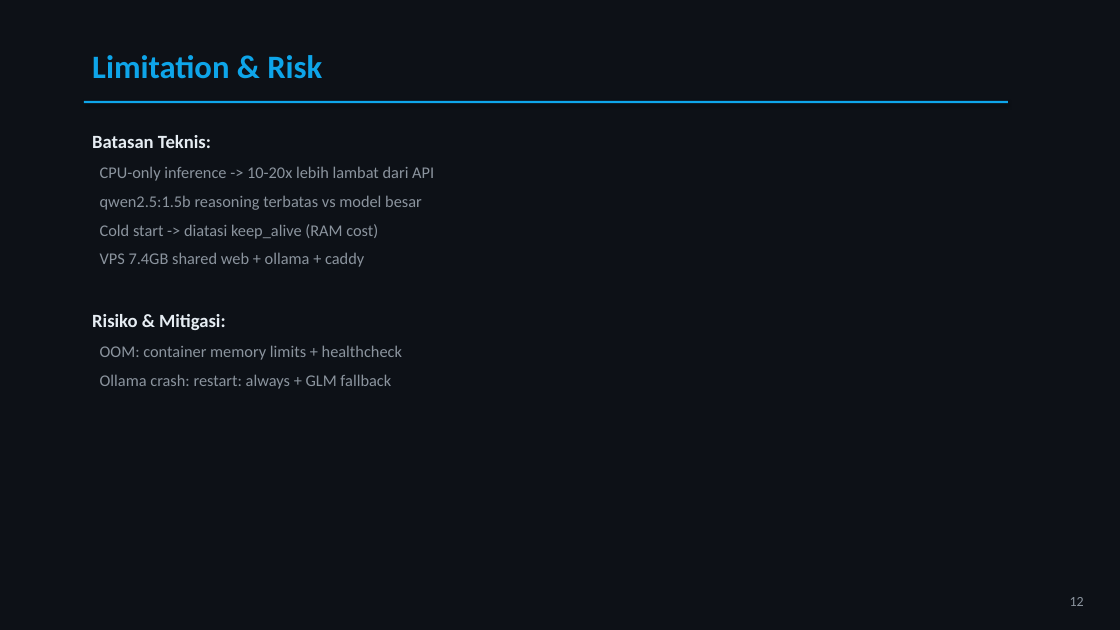
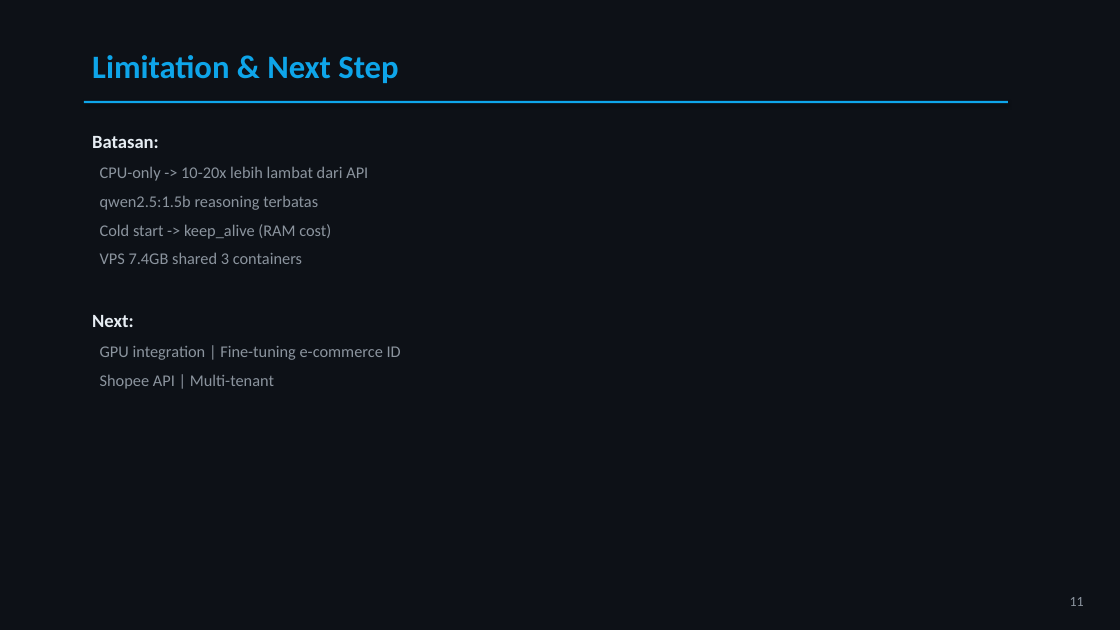
Before and after one commit to bakadenir/databuddy, a slide deck: slide 11 of Presentasi_UAS_AI04_DataBuddy.pptx (slide 12 before the commit). Drawn at 1120x630 pixels with LibreOffice and Linux fonts; fonts in the diff are those of the drawing. Boxes give left, top, right and bottom in pixels: in the first picture for what was removed or moved away, otherwise in the second. Text is boxed around its words. In the diff, an @@ line names an element or a change of style, - is before the commit and + after.

```diff
--- a/Presentasi_UAS_AI04_DataBuddy.pptx
+++ b/Presentasi_UAS_AI04_DataBuddy.pptx
@@ text at [92, 55, 398, 83]: text changed @@
-Limitation & Risk
+Limitation & Next Step
@@ text at [92, 136, 401, 389]: text changed @@
-Batasan Teknis:
-CPU-only inference -> 10-20x lebih lambat dari API
-qwen2.5:1.5b reasoning terbatas vs model besar
-Cold start -> diatasi keep_alive (RAM cost)
-VPS 7.4GB shared web + ollama + caddy
-Risiko & Mitigasi:
-OOM: container memory limits + healthcheck
-Ollama crash: restart: always + GLM fallback
+Batasan:
+CPU-only -> 10-20x lebih lambat dari API
+qwen2.5:1.5b reasoning terbatas
+Cold start -> keep_alive (RAM cost)
+VPS 7.4GB shared 3 containers
+Next:
+GPU integration | Fine-tuning e-commerce ID
+Shopee API | Multi-tenant
@@ text at [1070, 597, 1084, 606]: text changed @@
-12
+11
```
Also in this commit, not shown: 11 other slides changed, 1 slide removed, 2 other files.
